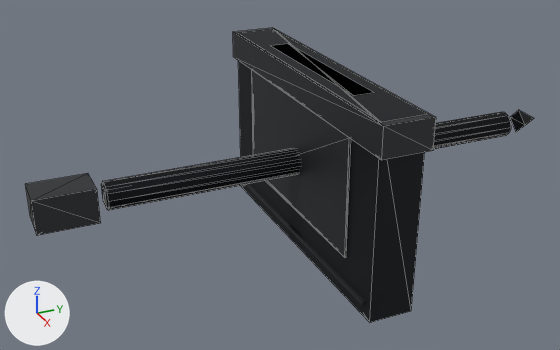
The glTF model public/assets/ds/model/ds-lite-accessories.glb, before and after one commit.
The view is the same before and after, from a camera (50 mm lens) standing at (2.9, -1.48, 1.4) and looking at (-0.04, -0.16, -0.07). Lighting does not change. The marker at lower left points along +X, +Y and +Z. The first picture is the older version. Mesh edges are drawn as thin lines on the coarser meshes. Where no turn or scale is listed for an object, it has been applied to the vertices.

Objects in the first picture: 'gba_grip_lip', 'gba_label_panel', 'gba_shell_front', 'gba_shell_seam', 'stylus_cap', 'stylus_retention_nib', 'stylus_shaft_mesh', 'stylus_tip_mesh' and 1 more.
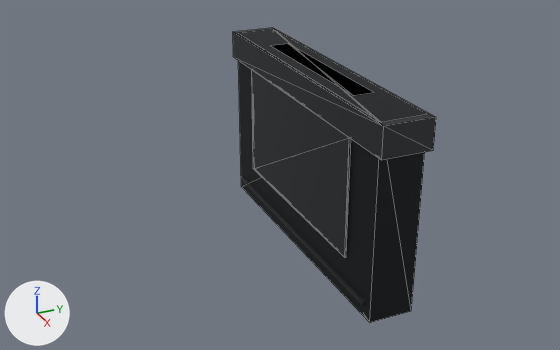
The change, as JSON lines over the scene's bpy script:
```json
{"op": "remove", "block": "ob_stylus_shaft_mesh", "code": ["ob_stylus_shaft_mesh = bpy.data.objects.new('stylus_shaft_mesh', me_stylus_shaft_mesh)", "ob_stylus_shaft_mesh.location = (0.0, 0.0, 0.0)"]}
{"op": "remove", "block": "ob_stylus_cap", "code": ["ob_stylus_cap = bpy.data.objects.new('stylus_cap', me_stylus_cap)", "ob_stylus_cap.location = (0.0, 0.0, 0.0)"]}
{"op": "remove", "block": "ob_stylus_retention_nib", "code": ["ob_stylus_retention_nib = bpy.data.objects.new('stylus_retention_nib', me_stylus_retention_nib)", "ob_stylus_retention_nib.location = (0.0, 0.0, 0.0)"]}
{"op": "remove", "block": "ob_stylus_tip_mesh", "code": ["ob_stylus_tip_mesh = bpy.data.objects.new('stylus_tip_mesh', me_stylus_tip_mesh)", "ob_stylus_tip_mesh.location = (0.0, 1.13, 0.0)"]}
```

Where the change shows, as pixel boxes [x1, y1, x2, y2] in the pictures (560 x 350 px):
```json
{"object": "stylus_shaft_mesh", "change": "deleted", "before": [102, 112, 511, 210], "on screen": "black"}
{"object": "stylus_cap", "change": "deleted", "before": [25, 173, 101, 235]}
{"object": "stylus_tip_mesh", "change": "deleted", "before": [510, 110, 534, 132]}
{"object": "stylus_retention_nib", "change": "deleted", "before": [101, 184, 109, 208]}
```
